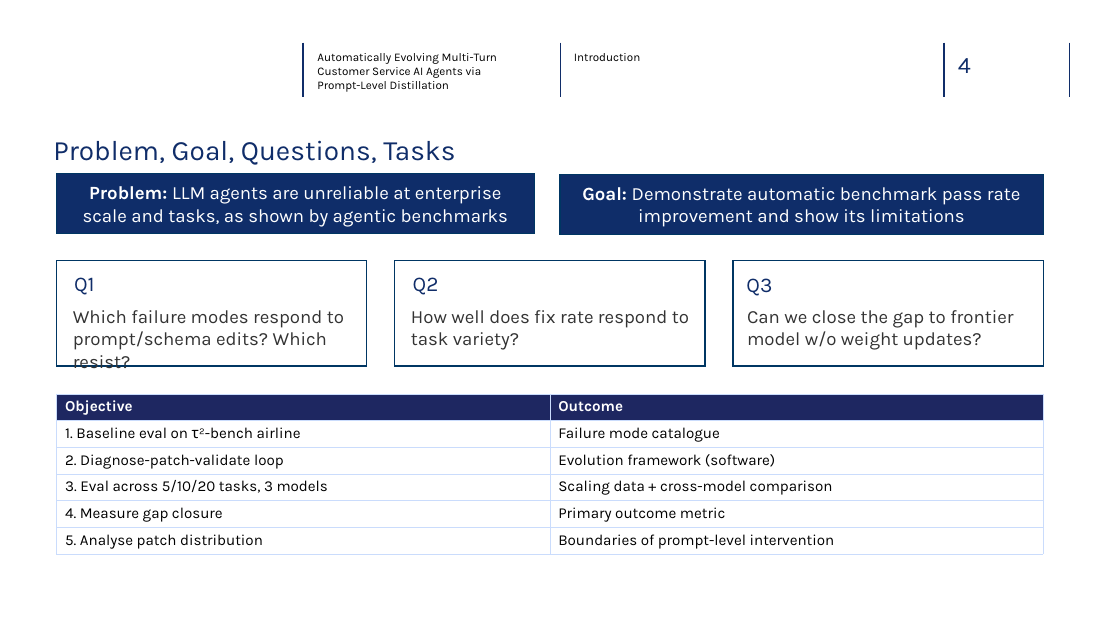
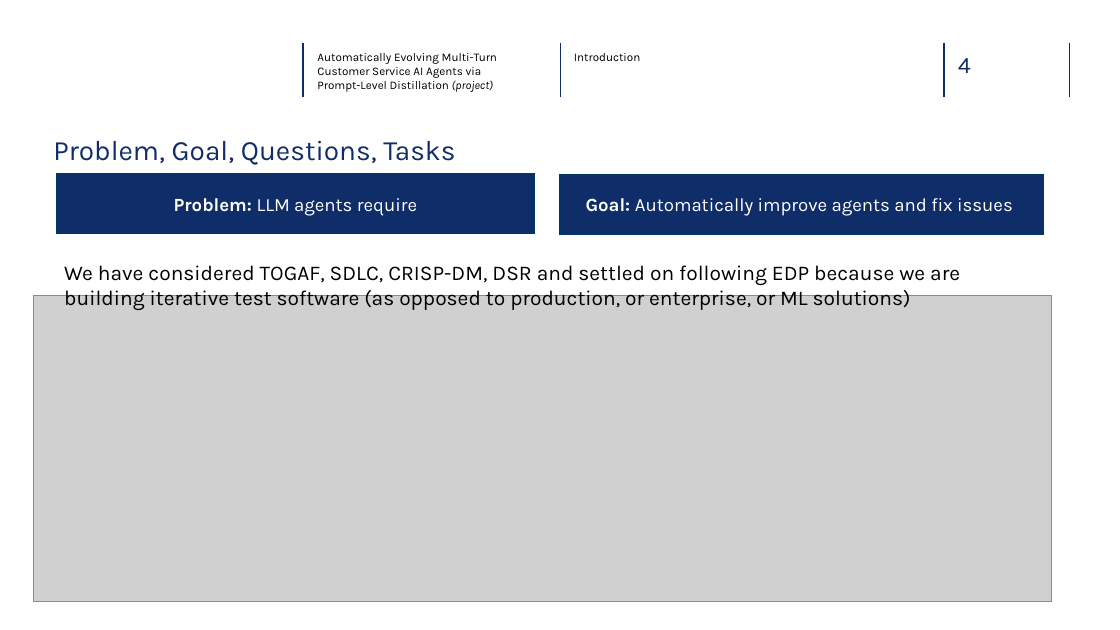
Before and after one commit to glebdementev/tau-evo, a slide deck: slide 5 of slides/defense.pptx (slide 4 before the commit). Drawn at 1120x630 pixels with LibreOffice and Linux fonts; fonts in the diff are those of the drawing; grey boxes stand for pictures; background and template pictures are left out. Boxes give left, top, right and bottom in pixels: in the first picture for what was removed or moved away, otherwise in the second. Text is boxed around its words. In the diff, an @@ line names an element or a change of style, - is before the commit and + after.

```diff
--- a/slides/defense.pptx
+++ b/slides/defense.pptx
@@ text at <box>317,53,497,92</box>: text changed @@
-Automatically Evolving Multi-Turn
-Customer Service AI Agents via Prompt-Level Distillation
+Automatically Evolving Multi-Turn
+Customer Service AI Agents via Prompt-Level Distillation (project)
@@ text in rounded rectangle at <box>174,198,417,216</box>: text changed @@
-Problem: LLM agents are unreliable at enterprise scale and tasks, as shown by agentic benchmarks
+Problem: LLM agents require
@@ text in rounded rectangle at <box>586,198,1013,216</box>: text changed @@
-Goal: Demonstrate automatic benchmark pass rate improvement and show its limitations
+Goal: Automatically improve agents and fix issues
@@ rounded rectangle removed at <box>57,260,367,366</box> @@
@@ text added at <box>64,265,960,310</box>, 18 pt, text #000000 @@
+We have considered TOGAF, SDLC, CRISP-DM, DSR and settled on following EDP because we are building iterative test software (as opposed to production, or enterprise, or ML solutions)
@@ rounded rectangle removed at <box>395,260,705,366</box> @@
@@ rounded rectangle removed at <box>734,260,1044,366</box> @@
@@ picture added at <box>34,296,1052,602</box> @@
@@ text removed at <box>74,277,95,295</box> @@
-Q1
@@ text removed at <box>413,277,439,295</box> @@
-Q2
@@ text removed at <box>746,278,772,296</box> @@
-Q3
@@ text removed at <box>73,310,344,350</box> @@
-Which failure modes respond to prompt/schema edits? Which resist?
@@ text removed at <box>411,310,689,350</box> @@
-How well does fix rate respond to task variety?
@@ text removed at <box>747,310,1013,350</box> @@
-Can we close the gap to frontier model w/o weight updates?
@@ table removed at <box>57,394,1044,554</box>, 6 rows, 2 columns @@
-Objective | Outcome
-1. Baseline eval on τ²-bench airline | Failure mode catalogue
-2. Diagnose-patch-validate loop | Evolution framework (software)
-3. Eval across 5/10/20 tasks, 3 models | Scaling data + cross-model comparison
-4. Measure gap closure | Primary outcome metric
-5. Analyse patch distribution | Boundaries of prompt-level intervention
```
Also in this commit, not shown: 13 other slides changed, 2 slides added, 2 slides removed, 19 other files.
